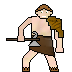
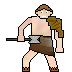
Two versions of the same layered image (72px x 72px). Layer-by-layer changes:
painted on "Bezczyn" over [28, 31, 41, 47]
removed layer "kopia: wARRIOR.png" over [28, 16, 63, 57]
